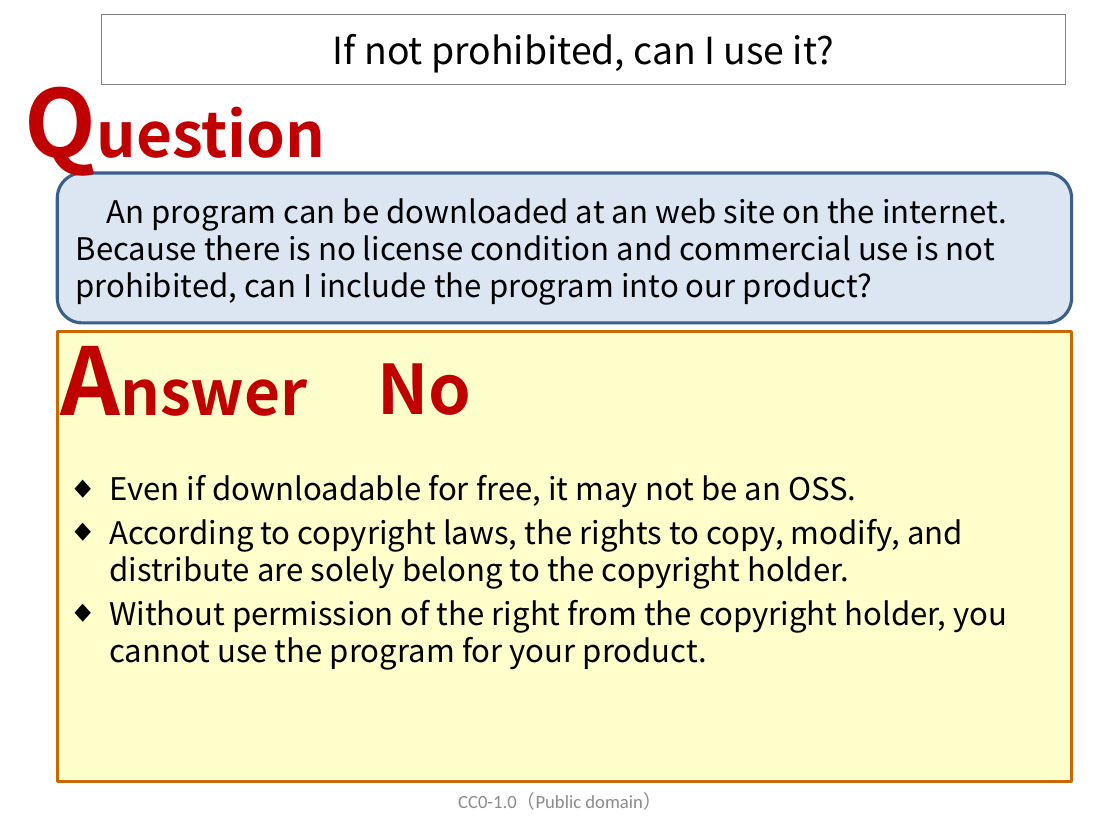
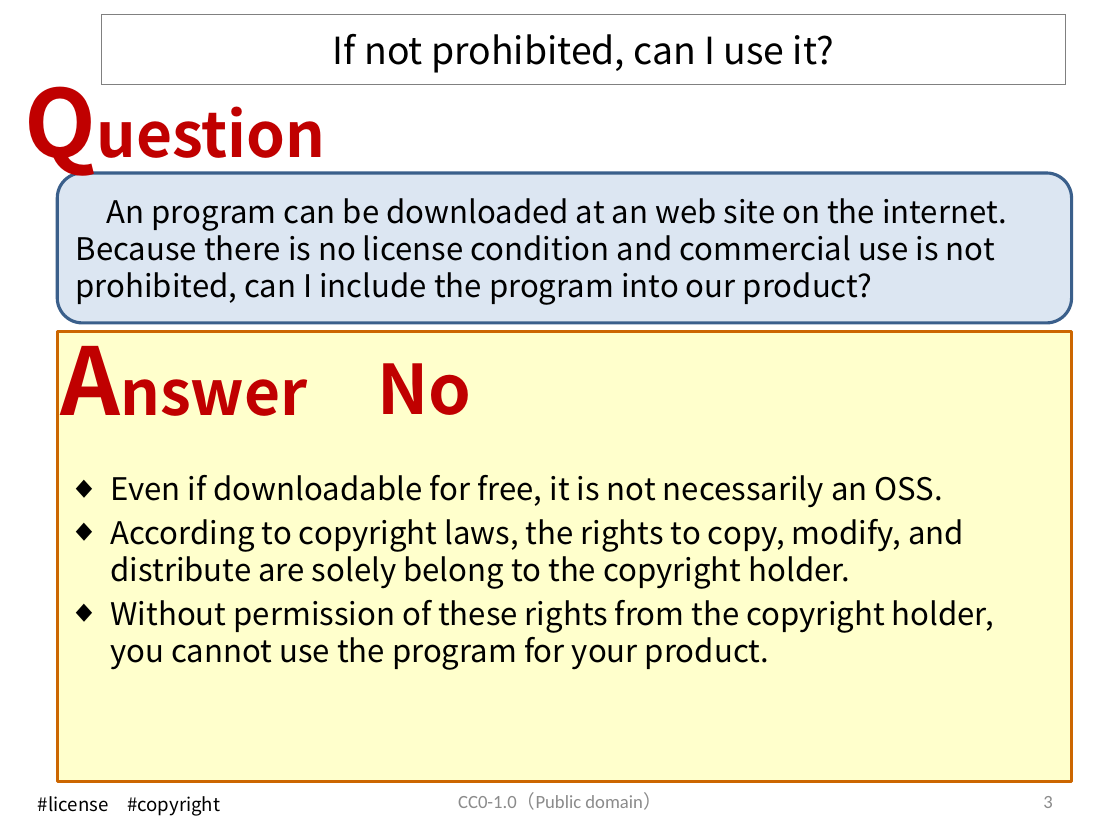
Before and after one commit to OpenChain-Project/OpenChain-JWG, a slide deck: slide 3 of Education_Material/FAQ/Misunderstandings_of_OSS_licenses_CC0.pptx (slide 2 before the commit). Drawn at 1120x840 pixels with LibreOffice and Linux fonts; fonts in the diff are those of the drawing. Boxes give left, top, right and bottom in pixels: in the first picture for what was removed or moved away, otherwise in the second. Text is boxed around its words. In the diff, an @@ line names an element or a change of style, - is before the commit and + after.

```diff
--- a/Education_Material/FAQ/Misunderstandings_of_OSS_licenses_CC0.pptx
+++ b/Education_Material/FAQ/Misunderstandings_of_OSS_licenses_CC0.pptx
@@ text at (x1=111, y1=475, x2=943, y2=508): text changed @@
-◆ Even if downloadable for free, it may not be an OSS.
+◆ Even if downloadable for free, it is not necessarily an OSS.
@@ text at (x1=111, y1=600, x2=994, y2=670): text changed @@
-◆ Without permission of the right from the copyright holder, you cannot use the program for your product.
+◆ Without permission of these rights from the copyright holder, you cannot use the program for your product.
@@ text added at (x1=38, y1=796, x2=220, y2=816), 12 pt, text #000000 @@
+#license #copyright
@@ page number added at (x1=1043, y1=796, x2=1052, y2=808), 12 pt, text #8C8C8C @@
+3
```
Also in this commit, not shown: 17 other slides changed, 20 slides added, 2 slides removed, 1 other file.
